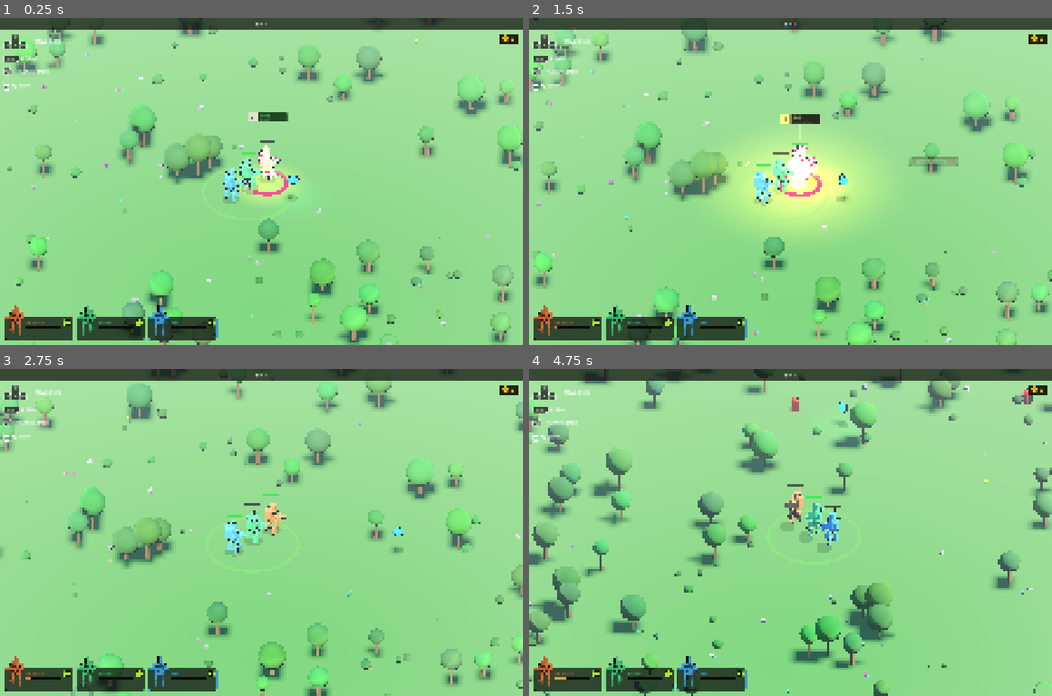
Above: before the commit, frames 1-4 (two rows, left to right).
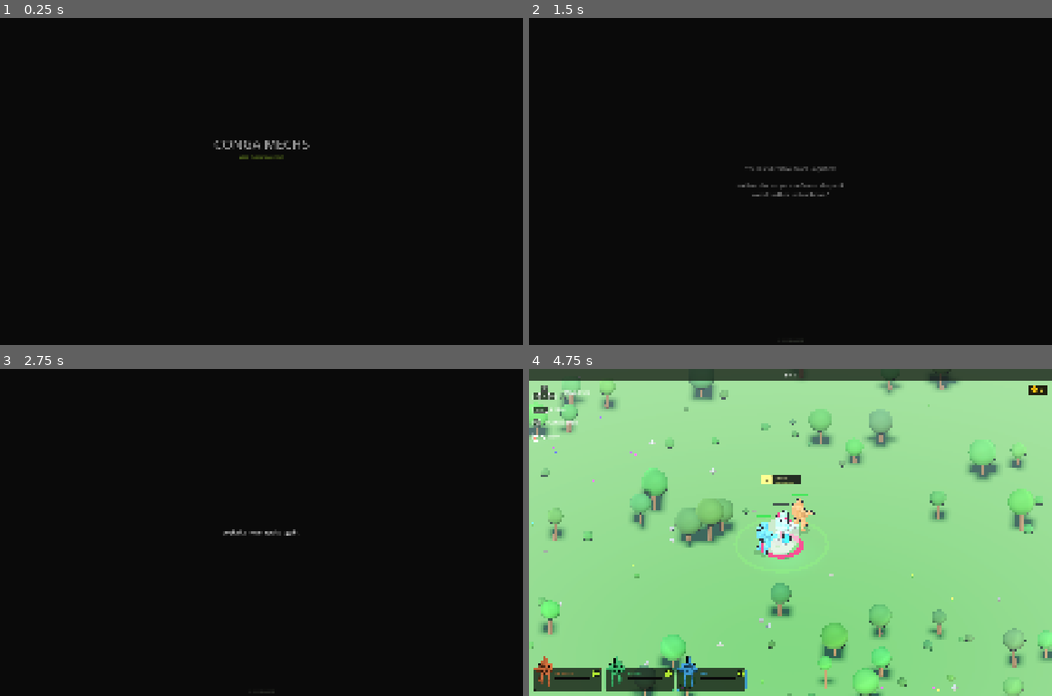
Above: after the commit, the same moments.

Repository: Jojjo1010/MechGame
Game: Godot game, scene res://scenes/ui/StartScreen.tscn
Same seed, same stepped clock (60 frames per second), same inputs: the game is played once before the commit and once after it. Before the commit the project starts from res://scenes/game/Game.tscn.
Inputs (mouse positions are in pixels of both pictures, inside the frame that each line leads up to):
- Up to frame 1 (0.25 s): no input
- Up to frame 2 (1.5 s): click (790, 178) at 0.5 s, where only the run after the commit has a clickable "PLAY"; tap Enter at 1.25 s; move the mouse to (905, 165) at 1.27 s; hold D from 1.28 s (still down); tap E at 1.35 s; click (905, 165) at 1.42 s
- Up to frame 3 (2.75 s): release D at 2 s; tap Enter at 2 s; drag from (156, 548) to (235, 597) at 2.02 s
- Up to frame 4 (4.75 s): tap Enter at 2.75 s; move the mouse to (842, 460) at 2.77 s; hold D 2.78-3.5 s; tap Q at 2.85 s; click (842, 460) at 2.92 s; tap E at 3.05, 4.55 s; drag from (764, 597) to (633, 483) at 3.52 s; move the mouse to (947, 581) at 4.27 s; hold A from 4.28 s (still down); tap F at 4.35 s; click (947, 581) at 4.42 s

The runs differ from the first frame. In frame 1, 100% of the frame differs, in the area x 0-100%, y 0-100%; in frame 2, 100%; in frame 3, 100%; in frame 4, 22%.

Commit message:
Start screen + lore crawl + how-to-play modal
Game now boots into StartScreen.tscn. PLAY routes through a typewriter
LoreCrawl into Game.tscn; HOW TO PLAY opens a modal with intro copy and a
controls list; GARAGE is a "COMING SOON" placeholder; QUIT exits.
DeathScreen / WinScreen now return to StartScreen on QUIT instead of the
hidden Garage. Adds tutorial_seen flag to SaveData for the upcoming
contextual on-boarding hints.

Diff:
--- a/project.godot
+++ b/project.godot
@@ -15,7 +15,7 @@
 [application]
 
 config/name="CongaMechs"
-run/main_scene="res://scenes/game/Game.tscn"
+run/main_scene="res://scenes/ui/StartScreen.tscn"
 config/features=PackedStringArray("4.6", "Forward Plus")
 
 [autoload]
--- a/scenes/ui/DeathScreen.gd
+++ b/scenes/ui/DeathScreen.gd
@@ -21,7 +21,7 @@
 # referenced by the button signal connections. Do not rename.
 
 const GAME_SCENE_PATH   := "res://scenes/game/Game.tscn"
-const GARAGE_SCENE_PATH := "res://scenes/garage/Garage.tscn"
+const START_SCENE_PATH  := "res://scenes/ui/StartScreen.tscn"
 
 # ── Layout tokens (8 px grid) ────────────────────────────────────────────────
 
@@ -288,6 +288,9 @@
 	get_tree().change_scene_to_file(GAME_SCENE_PATH)
 
 func _on_garage_pressed() -> void:
+	# Handler name kept as-is — caller in _build wires it to the secondary
+	# button. With the flow shift to a real Start screen, "QUIT" now returns
+	# to that screen rather than the (still-unreached) Garage.
 	AudioManager.play("ui_click")
 	get_tree().paused = false
-	get_tree().change_scene_to_file(GARAGE_SCENE_PATH)
+	get_tree().change_scene_to_file(START_SCENE_PATH)
--- /dev/null
+++ b/scenes/ui/HowToPlayPanel.gd
@@ -0,0 +1,183 @@
+extends CanvasLayer
+
+# Modal overlay launched from StartScreen. Shows a one-paragraph framing of
+# what the game is, followed by a list of controls. Click outside the panel,
+# press the close button, or press ESC to dismiss.
+
+const PANEL_PAD_H    := UITheme.PAD_XL * 2
+const PANEL_PAD_V    := UITheme.PAD_XL * 2
+const PANEL_CORNER_R := 16
+const PANEL_MIN_W    := 720.0
+const COL_GAP        := UITheme.PAD_L
+const ROW_GAP        := UITheme.PAD_M
+const KEY_CHIP_W     := 92.0
+const KEY_CHIP_H     := 36.0
+const BTN_W          := 224.0
+const BTN_H          := 56.0
+const HOVER_DUR      := 0.10
+
+# Each row: [key/chip text, action description]. Plain strings keep this file
+# decoupled from the in-game ControlsLegend chip system so the overlay can be
+# spawned from a screen that doesn't load the game world.
+const CONTROLS := [
+	["WASD",        "Move the drone"],
+	["SHIFT",       "Dash"],
+	["LEFT-CLICK",  "Fire ult / confirm aim"],
+	["RIGHT-CLICK", "Cycle aim mode (near a mech)"],
+	["Q",           "Toggle camera angle"],
+	["SCROLL",      "Zoom in / out"],
+	["ESC",         "Pause"],
+]
+
+const INTRO_TEXT := "You are the drone. Three mechs march in a single line — they auto-fire, but they cannot turn. You support them: dash to draw fire, trigger ults, and approach a damaged mech to repair it. Survive 30 waves to reach the drop-off."
+
+func _ready() -> void:
+	layer = 70
+	process_mode = Node.PROCESS_MODE_ALWAYS
+	_build()
+
+func _build() -> void:
+	var root := Control.new()
+	root.set_anchors_and_offsets_preset(Control.PRESET_FULL_RECT)
+	root.mouse_filter = Control.MOUSE_FILTER_STOP
+	add_child(root)
+
+	# Click-outside dismisses — the backdrop intercepts the click.
+	var backdrop := ColorRect.new()
+	backdrop.color = Color(0.0, 0.0, 0.0, 0.78)
+	backdrop.set_anchors_and_offsets_preset(Control.PRESET_FULL_RECT)
+	backdrop.mouse_filter = Control.MOUSE_FILTER_STOP
+	backdrop.gui_input.connect(_on_backdrop_input)
+	root.add_child(backdrop)
+
+	var center := CenterContainer.new()
+	center.set_anchors_and_offsets_preset(Control.PRESET_FULL_RECT)
+	center.mouse_filter = Control.MOUSE_FILTER_IGNORE
+	root.add_child(center)
+
+	var panel := PanelContainer.new()
+	panel.custom_minimum_size = Vector2(PANEL_MIN_W, 0.0)
+	# Stop click-through into the backdrop for clicks that land on the panel.
+	panel.mouse_filter = Control.MOUSE_FILTER_STOP
+	var sb := UITheme.panel_stylebox(UITheme.COLOR_BORDER_BRIGHT)
+	sb.bg_color              = UITheme.COLOR_PANEL
+	sb.set_corner_radius_all(PANEL_CORNER_R)
+	sb.content_margin_left   = PANEL_PAD_H
+	sb.content_margin_right  = PANEL_PAD_H
+	sb.content_margin_top    = PANEL_PAD_V
+	sb.content_margin_bottom = PANEL_PAD_V
+	panel.add_theme_stylebox_override("panel", sb)
+	center.add_child(panel)
+
+	var col := VBoxContainer.new()
+	col.add_theme_constant_override("separation", COL_GAP)
+	col.alignment = BoxContainer.ALIGNMENT_CENTER
+	panel.add_child(col)
+
+	# Title
+	var title := Label.new()
+	title.text = "HOW TO PLAY"
+	UITheme.style_heading(title, UITheme.FONT_HEADING_L, UITheme.COLOR_TEXT_PRIMARY)
+	title.horizontal_alignment = HORIZONTAL_ALIGNMENT_CENTER
+	col.add_child(title)
+
+	# Hairline divider
+	var bar := ColorRect.new()
+	bar.color                 = UITheme.COLOR_BORDER_HAIR
+	bar.custom_minimum_size   = Vector2(0.0, UITheme.HAIR_DIVIDER_H)
+	bar.size_flags_horizontal = Control.SIZE_EXPAND_FILL
+	col.add_child(bar)
+
+	# Intro paragraph — body text, secondary color, wraps to panel width.
+	var intro := Label.new()
+	intro.text = INTRO_TEXT
+	UITheme.style_body(intro, UITheme.COLOR_TEXT_SECONDARY)
+	intro.add_theme_font_size_override("font_size", UITheme.FONT_BODY * 2 - 4)  # 28 — readable at modal scale
+	intro.autowrap_mode        = TextServer.AUTOWRAP_WORD_SMART
+	intro.horizontal_alignment = HORIZONTAL_ALIGNMENT_CENTER
+	col.add_child(intro)
+
+	# Controls list
+	var rows := VBoxContainer.new()
+	rows.add_theme_constant_override("separation", ROW_GAP)
+	col.add_child(rows)
+	for entry in CONTROLS:
+		rows.add_child(_make_row(String(entry[0]), String(entry[1])))
+
+	# Close button
+	var close_row := HBoxContainer.new()
+	close_row.alignment = BoxContainer.ALIGNMENT_CENTER
+	col.add_child(close_row)
+	var close_btn := _make_close_button()
+	close_btn.pressed.connect(_dismiss)
+	close_row.add_child(close_btn)
+
+func _make_row(key_text: String, action_text: String) -> Control:
+	var hbox := HBoxContainer.new()
+	hbox.add_theme_constant_override("separation", UITheme.PAD_L)
+
+	# Key chip — dark fill, lime hairline border, caps label centered.
+	var chip := PanelContainer.new()
+	chip.custom_minimum_size = Vector2(KEY_CHIP_W, KEY_CHIP_H)
+	chip.size_flags_vertical = Control.SIZE_SHRINK_CENTER
+	var cs := StyleBoxFlat.new()
+	cs.bg_color     = UITheme.COLOR_PANEL_ALPHA
+	cs.border_color = UITheme.COLOR_BORDER_BRIGHT
+	cs.set_border_width_all(2)
+	cs.set_corner_radius_all(6)
+	chip.add_theme_stylebox_override("panel", cs)
+	var chip_lbl := Label.new()
+	chip_lbl.text = key_text.to_upper()
+	UITheme.style_label_caps(chip_lbl, UITheme.FONT_MICRO_CAPS, UITheme.COLOR_TEXT_PRIMARY)
+	chip_lbl.horizontal_alignment = HORIZONTAL_ALIGNMENT_CENTER
+	chip_lbl.vertical_alignment   = VERTICAL_ALIGNMENT_CENTER
+	chip.add_child(chip_lbl)
+	hbox.add_child(chip)
+
+	# Action label
+	var action := Label.new()
+	action.text = action_text
+	UITheme.style_label_caps(action, UITheme.FONT_LABEL_CAPS, UITheme.COLOR_TEXT_PRIMARY)
+	action.size_flags_horizontal = Control.SIZE_EXPAND_FILL
+	action.size_flags_vertical   = Control.SIZE_SHRINK_CENTER
+	# style_label_caps uppercases by default — undo for readability of the
+	# longer descriptive strings here.
+	action.text = action_text
+	hbox.add_child(action)
+	return hbox
+
+func _make_close_button() -> Button:
+	var btn := Button.new()
+	btn.text = "CLOSE"
+	btn.custom_minimum_size = Vector2(BTN_W, BTN_H)
+	btn.pivot_offset = Vector2(BTN_W * 0.5, BTN_H * 0.5)
+	UITheme.apply_primary_button(btn, "CLOSE", PANEL_CORNER_R)
+	btn.add_theme_stylebox_override("focus", StyleBoxEmpty.new())
+	# Hover audio + scale so the button matches the StartScreen feel.
+	btn.mouse_entered.connect(func() -> void:
+		AudioManager.play("ui_hover")
+		var t := btn.create_tween()
+		t.tween_property(btn, "scale", Vector2(1.03, 1.03), HOVER_DUR)
+	)
+	btn.mouse_exited.connect(func() -> void:
+		var t := btn.create_tween()
+		t.tween_property(btn, "scale", Vector2.ONE, HOVER_DUR)
+	)
+	return btn
+
+func _on_backdrop_input(event: InputEvent) -> void:
+	if event is InputEventMouseButton:
+		var mb := event as InputEventMouseButton
+		if mb.pressed and mb.button_index == MOUSE_BUTTON_LEFT:
+			_dismiss()
+
+func _input(event: InputEvent) -> void:
+	if event is InputEventKey:
+		var k := event as InputEventKey
+		if k.pressed and not k.echo and k.keycode == KEY_ESCAPE:
+			get_viewport().set_input_as_handled()
+			_dismiss()
+
+func _dismiss() -> void:
+	AudioManager.play("ui_click")
+	queue_free()
--- /dev/null
+++ b/scenes/ui/LoreCrawl.gd
@@ -0,0 +1,156 @@
+extends CanvasLayer
+
+# Lore intro that plays before each run. Stages of text typewriter in over a
+# black backdrop; each stage holds briefly, then auto-advances. Any click or
+# keypress accelerates: during typing it fills the current stage instantly,
+# during the hold it advances to the next stage. The last stage routes into
+# Game.tscn.
+
+const GAME_SCENE_PATH := "res://scenes/game/Game.tscn"
+
+# Stages of the crawl. `text` is the body. `header` (optional) renders smaller,
+# uppercase, lime — used for the first "CARGO RUN ECHO-7" beat. `hold` is the
+# auto-advance delay after the typewriter finishes.
+const STAGES := [
+	{header = true,  text = "CARGO RUN ECHO-7",                                                  hold = 1.6},
+	{header = false, text = "A century ago, the line lost lateral movement.\nFirmware locked. Servos welded. Forward only.", hold = 2.4},
+	{header = false, text = "The last directive from Logistics:\n\n\"Deliver the cargo. Confirm at drop-off.\nAwait further instructions.\"", hold = 3.0},
+	{header = false, text = "Logistics never spoke again.",                                       hold = 2.4},
+	{header = false, text = "The mechs marched anyway. They march still —\nto the drop-off, back for the next contract,\nforward again. Forever forward.", hold = 2.6},
+	{header = false, text = "You are the drone.\nKeep them walking.",                             hold = 2.0},
+]
+
+# Reveal speed in characters per second. Slow enough to read along with, fast
+# enough that an impatient player can skip in two clicks per stage.
+const CHARS_PER_SEC := 38.0
+const FADE_DUR      := 0.45
+
+enum State { TYPING, READING, DONE }
+
+var _stage_idx: int   = 0
+var _state: State     = State.TYPING
+var _visible_chars:    float = 0.0
+var _read_timer:       float = 0.0
+var _label:        Label = null
+var _skip_hint:    Label = null
+
+func _ready() -> void:
+	layer = 0
+	process_mode = Node.PROCESS_MODE_ALWAYS
+	get_tree().paused = false
+	Input.mouse_mode = Input.MOUSE_MODE_VISIBLE
+	_build()
+	_load_stage(0)
+
+func _build() -> void:
+	var root := Control.new()
+	root.set_anchors_and_offsets_preset(Control.PRESET_FULL_RECT)
+	root.mouse_filter = Control.MOUSE_FILTER_STOP
+	add_child(root)
+
+	var backdrop := ColorRect.new()
+	backdrop.color = UITheme.COLOR_DEEP
+	backdrop.set_anchors_and_offsets_preset(Control.PRESET_FULL_RECT)
+	backdrop.mouse_filter = Control.MOUSE_FILTER_STOP
+	root.add_child(backdrop)
+
+	var center := CenterContainer.new()
+	center.set_anchors_and_offsets_preset(Control.PRESET_FULL_RECT)
+	center.mouse_filter = Control.MOUSE_FILTER_IGNORE
+	root.add_child(center)
+
+	_label = Label.new()
+	_label.horizontal_alignment = HORIZONTAL_ALIGNMENT_CENTER
+	_label.vertical_alignment   = VERTICAL_ALIGNMENT_CENTER
+	_label.autowrap_mode        = TextServer.AUTOWRAP_OFF
+	_label.custom_minimum_size  = Vector2(960.0, 0.0)
+	_label.mouse_filter         = Control.MOUSE_FILTER_IGNORE
+	center.add_child(_label)
+
+	# "click to skip" hint pinned to the bottom — small, muted; always visible.
+	var hint_anchor := Control.new()
+	hint_anchor.set_anchors_and_offsets_preset(Control.PRESET_BOTTOM_WIDE)
+	hint_anchor.offset_top = -64.0
+	hint_anchor.mouse_filter = Control.MOUSE_FILTER_IGNORE
+	root.add_child(hint_anchor)
+
+	_skip_hint = Label.new()
+	_skip_hint.text = "CLICK OR PRESS ANY KEY"
+	UITheme.style_label_caps(_skip_hint, UITheme.FONT_MICRO_CAPS, UITheme.COLOR_TEXT_MUTED)
+	_skip_hint.horizontal_alignment = HORIZONTAL_ALIGNMENT_CENTER
+	_skip_hint.set_anchors_and_offsets_preset(Control.PRESET_BOTTOM_WIDE)
+	_skip_hint.offset_top    = -32.0
+	_skip_hint.offset_bottom = 0.0
+	_skip_hint.mouse_filter  = Control.MOUSE_FILTER_IGNORE
+	hint_anchor.add_child(_skip_hint)
+
+func _load_stage(idx: int) -> void:
+	_stage_idx = idx
+	var stage: Dictionary = STAGES[idx]
+	if bool(stage.header):
+		UITheme.style_label_caps(_label, UITheme.FONT_HEADING_L, UITheme.COLOR_ACCENT_LIME)
+	else:
+		UITheme.style_body(_label, UITheme.COLOR_TEXT_PRIMARY)
+		_label.add_theme_font_size_override("font_size", UITheme.FONT_HEADING_M)
+	_label.text             = String(stage.text)
+	_label.visible_characters = 0
+	_visible_chars          = 0.0
+	_state                  = State.TYPING
+
+	# Quick fade-in per stage so the swap doesn't feel hard-cut.
+	_label.modulate.a = 0.0
+	var t := create_tween()
+	t.tween_property(_label, "modulate:a", 1.0, FADE_DUR)
+
+func _process(delta: float) -> void:
+	match _state:
+		State.TYPING:
+			_visible_chars += CHARS_PER_SEC * delta
+			_label.visible_characters = int(_visible_chars)
+			if _label.visible_characters >= _label.text.length():
+				_state = State.READING
+				_read_timer = float(STAGES[_stage_idx].hold)
+		State.READING:
+			_read_timer -= delta
+			if _read_timer <= 0.0:
+				_advance()
+		State.DONE:
+			pass
+
+func _input(event: InputEvent) -> void:
+	if _state == State.DONE:
+		return
+	var pressed_now := false
+	if event is InputEventMouseButton:
+		var mb := event as InputEventMouseButton
+		pressed_now = mb.pressed and mb.button_index == MOUSE_BUTTON_LEFT
+	elif event is InputEventKey:
+		var k := event as InputEventKey
+		pressed_now = k.pressed and not k.echo
+	if not pressed_now:
+		return
+	get_viewport().set_input_as_handled()
+	if _state == State.TYPING:
+		# First click during typing: snap to the end of this stage so the
+		# player can read it for as long as they want before the next click.
+		_visible_chars = float(_label.text.length())
+		_label.visible_characters = -1
+		_state      = State.READING
+		_read_timer = float(STAGES[_stage_idx].hold) * 0.5
+	elif _state == State.READING:
+		_advance()
+
+func _advance() -> void:
+	if _stage_idx + 1 >= STAGES.size():
+		_state = State.DONE
+		_change_to_game()
+		return
+	_load_stage(_stage_idx + 1)
+
+func _change_to_game() -> void:
+	# Short fade-out before scene change so the cut to the game world is soft.
+	var t := create_tween()
+	t.tween_property(_label,     "modulate:a", 0.0, FADE_DUR)
+	t.parallel().tween_property(_skip_hint, "modulate:a", 0.0, FADE_DUR)
+	t.tween_callback(func() -> void:
+		get_tree().change_scene_to_file(GAME_SCENE_PATH))
--- /dev/null
+++ b/scenes/ui/LoreCrawl.tscn
@@ -0,0 +1,6 @@
+[gd_scene load_steps=2 format=3]
+
+[ext_resource type="Script" path="res://scenes/ui/LoreCrawl.gd" id="1_lore"]
+
+[node name="LoreCrawl" type="CanvasLayer"]
+script = ExtResource("1_lore")
--- /dev/null
+++ b/scenes/ui/StartScreen.gd
@@ -0,0 +1,210 @@
+extends CanvasLayer
+
+# Title screen. Black backdrop, oversized game title, lime tagline, and a
+# vertical column of buttons. PLAY routes through the lore crawl into the
+# game; HOW TO PLAY opens a modal panel; GARAGE is a placeholder pinned to
+# "COMING SOON" until the meta-progression flow is wired into the main loop;
+# QUIT exits the application. Visual language matches DeathScreen / WinScreen
+# so the three modal-style screens read as siblings.
+
+const LORE_SCENE_PATH := "res://scenes/ui/LoreCrawl.tscn"
+const GAME_SCENE_PATH := "res://scenes/game/Game.tscn"
+const HOW_TO_PLAY_SCRIPT := preload("res://scenes/ui/HowToPlayPanel.gd")
+
+# Layout tokens — same 8 px grid the rest of the UI uses.
+const PANEL_CORNER_R := 16
+const TITLE_GAP      := UITheme.PAD_S
+const SECTION_GAP    := UITheme.PAD_XL * 2   # 64 between title block / buttons
+const BTN_GAP        := UITheme.PAD_M
+const BTN_W          := 320.0
+const BTN_H          := 64.0
+const HOVER_SCALE    := 1.03
+const HOVER_DUR      := 0.10
+const PRESS_DUR      := 0.08
+const FADE_DUR       := 0.45
+const FADE_STAGGER   := 0.08
+
+func _ready() -> void:
+	layer = 0
+	process_mode = Node.PROCESS_MODE_ALWAYS
+	# StartScreen is reached via change_scene, which leaves the tree paused if
+	# the previous scene paused it (DeathScreen / WinScreen do). Unpause so
+	# tweens, button motion, and audio actually run on this screen.
+	get_tree().paused = false
+	Input.mouse_mode = Input.MOUSE_MODE_VISIBLE
+	_build()
+
+func _build() -> void:
+	var root := Control.new()
+	root.set_anchors_and_offsets_preset(Control.PRESET_FULL_RECT)
+	root.mouse_filter = Control.MOUSE_FILTER_STOP
+	add_child(root)
+
+	var backdrop := ColorRect.new()
+	backdrop.color = UITheme.COLOR_DEEP
+	backdrop.set_anchors_and_offsets_preset(Control.PRESET_FULL_RECT)
+	backdrop.mouse_filter = Control.MOUSE_FILTER_STOP
+	root.add_child(backdrop)
+
+	var center := CenterContainer.new()
+	center.set_anchors_and_offsets_preset(Control.PRESET_FULL_RECT)
+	center.mouse_filter = Control.MOUSE_FILTER_IGNORE
+	root.add_child(center)
+
+	var col := VBoxContainer.new()
+	col.add_theme_constant_override("separation", SECTION_GAP)
+	col.alignment = BoxContainer.ALIGNMENT_CENTER
+	center.add_child(col)
+
+	# ── Title block ──────────────────────────────────────────────────────────
+	var title_block := VBoxContainer.new()
+	title_block.add_theme_constant_override("separation", TITLE_GAP)
+	title_block.alignment = BoxContainer.ALIGNMENT_CENTER
+	col.add_child(title_block)
+
+	var title := Label.new()
+	title.text = "CONGA MECHS"
+	UITheme.style_heading(title, UITheme.FONT_HEADING_XL, UITheme.COLOR_TEXT_PRIMARY)
+	title.horizontal_alignment = HORIZONTAL_ALIGNMENT_CENTER
+	title_block.add_child(title)
+
+	var tagline := Label.new()
+	tagline.text = "KEEP THEM WALKING"
+	UITheme.style_label_caps(tagline, UITheme.FONT_LABEL_CAPS, UITheme.COLOR_ACCENT_LIME)
+	tagline.horizontal_alignment = HORIZONTAL_ALIGNMENT_CENTER
+	title_block.add_child(tagline)
+
+	# ── Button column ────────────────────────────────────────────────────────
+	var btn_col := VBoxContainer.new()
+	btn_col.add_theme_constant_override("separation", BTN_GAP)
+	btn_col.alignment = BoxContainer.ALIGNMENT_CENTER
+	col.add_child(btn_col)
+
+	var play_btn := _make_primary_button("PLAY")
+	var how_btn  := _make_secondary_button("HOW TO PLAY")
+	var grg_btn  := _make_disabled_button("GARAGE — COMING SOON")
+	var quit_btn := _make_secondary_button("QUIT")
+
+	play_btn.pressed.connect(_on_play_pressed)
+	how_btn.pressed.connect(_on_how_to_play_pressed)
+	quit_btn.pressed.connect(_on_quit_pressed)
+
+	btn_col.add_child(play_btn)
+	btn_col.add_child(how_btn)
+	btn_col.add_child(grg_btn)
+	btn_col.add_child(quit_btn)
+
+	_animate_entrance(title_block, [play_btn, how_btn, grg_btn, quit_btn])
+
+# ── Buttons ──────────────────────────────────────────────────────────────────
+
+func _make_primary_button(text: String) -> Button:
+	var btn := Button.new()
+	btn.custom_minimum_size = Vector2(BTN_W, BTN_H)
+	btn.pivot_offset = Vector2(BTN_W * 0.5, BTN_H * 0.5)
+	UITheme.apply_primary_button(btn, text, PANEL_CORNER_R)
+	_wire_button_motion(btn)
+	return btn
+
+func _make_secondary_button(text: String) -> Button:
+	var btn := _make_button_base(text, UITheme.COLOR_ACCENT_LIME)
+
+	var normal := StyleBoxFlat.new()
+	normal.bg_color     = UITheme.COLOR_PANEL
+	normal.border_color = UITheme.COLOR_ACCENT_LIME
+	normal.set_border_width_all(int(UITheme.PANEL_BORDER_W))
+	normal.set_corner_radius_all(PANEL_CORNER_R)
+	btn.add_theme_stylebox_override("normal", normal)
+
+	var hover := normal.duplicate()
+	var lime_wash := UITheme.COLOR_ACCENT_LIME
+	lime_wash.a = 0.10
+	hover.bg_color     = lime_wash
+	hover.border_color = UITheme.COLOR_BORDER_BRIGHT
+	btn.add_theme_stylebox_override("hover", hover)
+
+	var pressed := normal.duplicate()
+	pressed.bg_color     = UITheme.COLOR_ACCENT_HOT
+	pressed.border_color = UITheme.COLOR_ACCENT_HOT
+	btn.add_theme_stylebox_override("pressed", pressed)
+
+	_wire_button_motion(btn)
+	return btn
+
+# Inert "coming soon" button — visible to tease the feature, but no hover, no
+# click audio, no motion. Disabled state takes Godot off the focus chain.
+func _make_disabled_button(text: String) -> Button:
+	var btn := _make_button_base(text, UITheme.COLOR_TEXT_MUTED)
+	btn.disabled = true
+	btn.focus_mode = Control.FOCUS_NONE
+	btn.mouse_default_cursor_shape = Control.CURSOR_FORBIDDEN
+
+	var muted := StyleBoxFlat.new()
+	muted.bg_color     = UITheme.COLOR_PANEL
+	muted.border_color = UITheme.COLOR_BORDER_HAIR
+	muted.set_border_width_all(int(UITheme.PANEL_BORDER_W))
+	muted.set_corner_radius_all(PANEL_CORNER_R)
+	btn.add_theme_stylebox_override("normal",   muted)
+	btn.add_theme_stylebox_override("disabled", muted)
+	btn.add_theme_stylebox_override("hover",    muted)
+	btn.add_theme_color_override("font_disabled_color", UITheme.COLOR_TEXT_MUTED)
+	return btn
+
+func _make_button_base(text: String, font_color: Color) -> Button:
+	var btn := Button.new()
+	btn.text = text.to_upper()
+	btn.custom_minimum_size = Vector2(BTN_W, BTN_H)
+	btn.add_theme_font_size_override("font_size", UITheme.FONT_LABEL_CAPS)
+	btn.add_theme_color_override("font_color",      font_color)
+	btn.add_theme_constant_override("outline_size", 0)
+	btn.add_theme_stylebox_override("focus", StyleBoxEmpty.new())
+	btn.pivot_offset = Vector2(BTN_W * 0.5, BTN_H * 0.5)
+	return btn
+
+func _wire_button_motion(btn: Button) -> void:
+	btn.mouse_entered.connect(func() -> void:
+		AudioManager.play("ui_hover")
+		var t := btn.create_tween()
+		t.tween_property(btn, "scale", Vector2(HOVER_SCALE, HOVER_SCALE), HOVER_DUR)
+	)
+	btn.mouse_exited.connect(func() -> void:
+		var t := btn.create_tween()
+		t.tween_property(btn, "scale", Vector2.ONE, HOVER_DUR)
+	)
+	btn.button_down.connect(func() -> void:
+		var t := btn.create_tween()
+		t.tween_property(btn, "scale", Vector2(0.96, 0.96), PRESS_DUR)
+	)
+	btn.button_up.connect(func() -> void:
+		var t := btn.create_tween()
+		t.tween_property(btn, "scale", Vector2(HOVER_SCALE, HOVER_SCALE), PRESS_DUR)
+	)
+
+# Title fades in first, then each button staggers in below.
+func _animate_entrance(title_block: Control, btns: Array) -> void:
+	title_block.modulate.a = 0.0
+	for b in btns:
+		(b as Control).modulate.a = 0.0
+
+	var t := create_tween()
+	t.tween_property(title_block, "modulate:a", 1.0, FADE_DUR)
+	for i in btns.size():
+		var c: Control = btns[i]
+		t.parallel().tween_property(c, "modulate:a", 1.0, FADE_DUR) \
+			.set_delay(FADE_DUR + float(i) * FADE_STAGGER)
+
+# ── Handlers ─────────────────────────────────────────────────────────────────
+
+func _on_play_pressed() -> void:
+	AudioManager.play("ui_click")
+	get_tree().change_scene_to_file(LORE_SCENE_PATH)
+
+func _on_how_to_play_pressed() -> void:
+	AudioManager.play("ui_click")
+	var panel := CanvasLayer.new()
+	panel.set_script(HOW_TO_PLAY_SCRIPT)
+	add_child(panel)
+
+func _on_quit_pressed() -> void:
+	AudioManager.play("ui_click")
+	get_tree().quit()
--- /dev/null
+++ b/scenes/ui/StartScreen.tscn
@@ -0,0 +1,6 @@
+[gd_scene load_steps=2 format=3]
+
+[ext_resource type="Script" path="res://scenes/ui/StartScreen.gd" id="1_start"]
+
+[node name="StartScreen" type="CanvasLayer"]
+script = ExtResource("1_start")
--- a/scenes/ui/WinScreen.gd
+++ b/scenes/ui/WinScreen.gd
@@ -9,8 +9,8 @@
 # `_on_play_again_pressed` / `_on_garage_pressed` are referenced by the button
 # signal connections. Do not rename.
 
-const GAME_SCENE_PATH   := "res://scenes/game/Game.tscn"
-const GARAGE_SCENE_PATH := "res://scenes/garage/Garage.tscn"
+const GAME_SCENE_PATH  := "res://scenes/game/Game.tscn"
+const START_SCENE_PATH := "res://scenes/ui/StartScreen.tscn"
 
 # ── Layout tokens (8 px grid) — match DeathScreen so the two screens read as
 # siblings ──────────────────────────────────────────────────────────────────
@@ -251,6 +251,8 @@
 	get_tree().change_scene_to_file(GAME_SCENE_PATH)
 
 func _on_garage_pressed() -> void:
+	# Handler name kept verbatim for parity with DeathScreen. QUIT routes back
+	# to the Start screen until the meta-progression flow lands.
 	AudioManager.play("ui_click")
 	get_tree().paused = false
-	get_tree().change_scene_to_file(GARAGE_SCENE_PATH)
+	get_tree().change_scene_to_file(START_SCENE_PATH)
--- a/src/SaveData.gd
+++ b/src/SaveData.gd
@@ -11,6 +11,10 @@
 
 var total_scrap:         int = 0
 var unlocked_mech_slots: int = STARTING_MECH_SLOTS
+
+# Set true once the player has cleared the on-boarding hints. Persisted so
+# replay runs aren't pestered.
+var tutorial_seen: bool = false
 
 # Settings — persisted across runs.
 var music_volume:   float = 1.0   # 0..1 linear
@@ -75,6 +79,7 @@
 		"window_w":            window_size.x,
 		"window_h":            window_size.y,
 		"fullscreen":          fullscreen,
+		"tutorial_seen":       tutorial_seen,
 	}
 	var file := FileAccess.open(SAVE_PATH, FileAccess.WRITE)
 	if file == null:
@@ -99,8 +104,15 @@
 		STARTING_MECH_SLOTS, MAX_MECH_SLOTS)
 	music_volume = clampf(float(data.get("music_volume", 1.0)), 0.0, 1.0)
 	sfx_volume   = clampf(float(data.get("sfx_volume",   1.0)), 0.0, 1.0)
-	window_size  = Vector2i(int(data.get("window_w", 0)), int(data.get("window_h", 0)))
-	fullscreen   = bool(data.get("fullscreen", true))
+	window_size   = Vector2i(int(data.get("window_w", 0)), int(data.get("window_h", 0)))
+	fullscreen    = bool(data.get("fullscreen", true))
+	tutorial_seen = bool(data.get("tutorial_seen", false))
+
+func mark_tutorial_seen() -> void:
+	if tutorial_seen:
+		return
+	tutorial_seen = true
+	save_to_disk()
 
 # ── Scrap ─────────────────────────────────────────────────────────────────────
 
